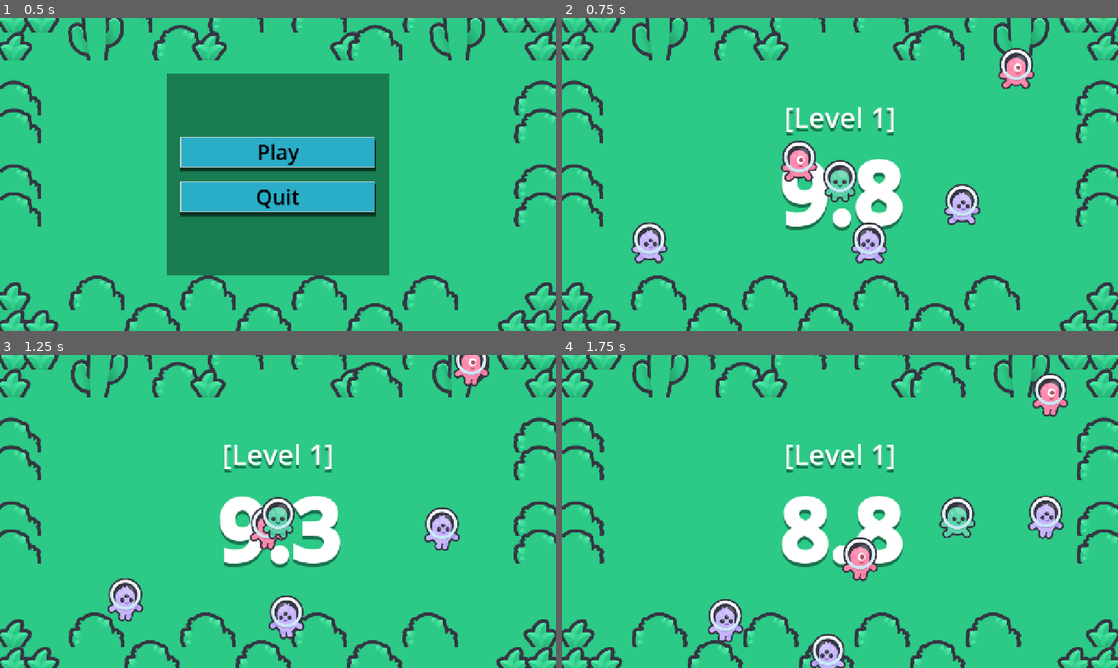
Above: before the commit, frames 1-4 (two rows, left to right).
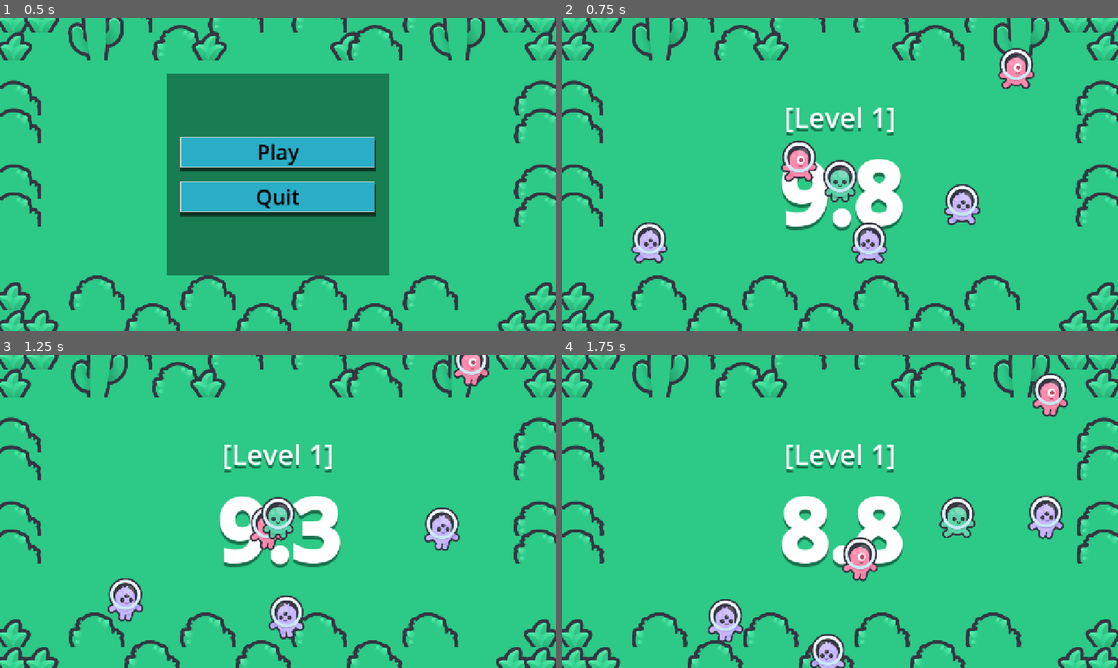
Above: after the commit, the same moments.

Repository: Sepehr-Boz/brackeys-game-jam-2026.2
Game: Godot game, scene res://scenes/start.tscn
Two runs of this game, one before a commit and one after it. Both use one fixed random seed, a clock stepped at 60 frames per second and the inputs below.
Inputs:
- Up to frame 1 (0.5 s): no input
- Up to frame 2 (0.75 s): click "Play" at 0.5 s
- Up to frame 3 (1.25 s): no input
- Up to frame 4 (1.75 s): hold Right (move_right) from 1.28 s (still down); hold Shift (sprint) from 1.28 s (still down)

Frame 1 is identical in both runs. In frame 2, 0.7% of the frame differs, in the area x 0-100%, y 0-100%; in frame 3, 0.8%; in frame 4, 0.8%.

Commit message:
feat: add shake and colour change to level timer.

Diff:
--- a/scenes/game.tscn
+++ b/scenes/game.tscn
@@ -6,7 +6,6 @@
 [ext_resource type="Script" uid="uid://b25kmxkdg1she" path="res://scripts/level_number.gd" id="1_yqjtg"]
 [ext_resource type="Texture2D" uid="uid://iilu6e0ufdkj" path="res://textures/cactus.png" id="2_gee14"]
 [ext_resource type="Texture2D" uid="uid://cmkooqaw1b8uq" path="res://textures/grass.png" id="3_0tnpc"]
-[ext_resource type="Shader" uid="uid://dnkwfcsrmcv7h" path="res://shaders/wavy.gdshader" id="4_gee14"]
 [ext_resource type="Script" uid="uid://uts55yv0lpvq" path="res://scripts/pause_menu.gd" id="7_u5sy4"]
 
 [sub_resource type="Shader" id="Shader_gee14"]
@@ -135,8 +134,53 @@
 0:0/0 = 0
 0:0/0/material = SubResource("ShaderMaterial_kvpfn")
 
+[sub_resource type="Shader" id="Shader_u5sy4"]
+code = "// original wind shader from https://github.com/Maujoe/godot-simple-wind-shader-2d/tree/master/assets/maujoe.simple_wind_shader_2d
+// original script modified by HungryProton so that the assets are moving differently : https://pastebin.com/VL3AfV8D
+//
+// speed - The speed of the wind movement.
+// minStrength - The minimal strength of the wind movement.
+// maxStrength - The maximal strength of the wind movement.
+// strengthScale - Scalefactor for the wind strength.
+// interval - The time between minimal and maximal strength changes.
+// detail - The detail (number of waves) of the wind movement.
+// distortion - The strength of geometry distortion.
+// heightOffset - The height where the wind begins to move. By default 0.0.
+
+shader_type canvas_item;
+render_mode blend_mix;
+
+// Wind settings.
+uniform float speed = 1.0;
+uniform float minStrength : hint_range(0.0, 1.0) = 0.05;
+uniform float maxStrength : hint_range(0.0, 1.0) = 0.01;
+uniform float strengthScale = 100.0;
+uniform float interval = 3.5;
+uniform float detail = 1.0;
+uniform float distortion : hint_range(0.0, 1.0);
+uniform float heightOffset : hint_range(0.0, 1.0);
+
+// With the offset value, you can if you want different moves for each asset. Just put a random value (1, 2, 3) in the editor. Don't forget to mark the material as unique if you use this
+uniform float offset = 0;
+
+
+float getWind(vec2 vertex, vec2 uv, float time){
+    float diff = pow(maxStrength - minStrength, 2.0);
+    float strength = clamp(minStrength + diff + sin(time / interval) * diff, minStrength, maxStrength) * strengthScale;
+    float wind = (sin(time) + cos(time * detail)) * strength * max(0.0, (1.0-uv.y) - heightOffset);
+
+    return wind;
+}
+
+void vertex() {
+    vec4 pos = SCREEN_MATRIX * vec4(0.0, 0.0, 0.0, 1.0);
+    float time = TIME * speed + offset;
+    //float time = TIME * speed + pos.x * pos.y  ; not working when moving...
+    VERTEX.x += getWind(VERTEX.xy, UV, time);
+}"
+
 [sub_resource type="ShaderMaterial" id="ShaderMaterial_u5sy4"]
-shader = ExtResource("4_gee14")
+shader = SubResource("Shader_u5sy4")
 shader_parameter/speed = 2.5
 shader_parameter/minStrength = 0.05
 shader_parameter/maxStrength = 0.10000000475
@@ -158,6 +202,9 @@
 sources/0 = SubResource("TileSetAtlasSource_dinhu")
 sources/1 = SubResource("TileSetAtlasSource_kvuet")
 sources/2 = SubResource("TileSetAtlasSource_trtic")
+
+[sub_resource type="Gradient" id="Gradient_vtaks"]
+colors = PackedColorArray(1, 1, 1, 1, 0.6411055, 2.0575897e-06, 2.8878452e-07, 1)
 
 [sub_resource type="StyleBoxFlat" id="StyleBoxFlat_kdmts"]
 bg_color = Color(0.16470589, 0.68235296, 0.78431374, 1)
@@ -226,8 +273,10 @@
 horizontal_alignment = 1
 vertical_alignment = 1
 script = ExtResource("1_uwrxv")
+_warning_gradient = SubResource("Gradient_vtaks")
 
 [node name="Pause Menu" type="CanvasLayer" parent="." unique_id=668091959]
+visible = false
 script = ExtResource("7_u5sy4")
 
 [node name="MarginContainer" type="MarginContainer" parent="Pause Menu" unique_id=43566983]
--- a/scenes/start.tscn
+++ b/scenes/start.tscn
@@ -2,7 +2,7 @@
 
 [ext_resource type="Script" uid="uid://7w1ahrerkjbc" path="res://scripts/start_menu.gd" id="1_kdmts"]
 [ext_resource type="Texture2D" uid="uid://suqvvyvc61wr" path="res://textures/bush.png" id="2_0auqf"]
-[ext_resource type="Shader" uid="uid://dnkwfcsrmcv7h" path="res://shaders/wavy.gdshader" id="3_0auqf"]
+[ext_resource type="Shader" uid="uid://dnkwfcsrmcv7h" path="res://shaders/wind_sway.gdshader" id="3_0auqf"]
 [ext_resource type="Texture2D" uid="uid://iilu6e0ufdkj" path="res://textures/cactus.png" id="3_y16t7"]
 [ext_resource type="Texture2D" uid="uid://cmkooqaw1b8uq" path="res://textures/grass.png" id="4_4ge6i"]
 
--- a/scripts/level_timer.gd
+++ b/scripts/level_timer.gd
@@ -1,10 +1,27 @@
 extends RichTextLabel
 
-const STRING_FORMAT: String = "[p align=c][color=ffffffff][b][font_size=192]%.1f[/font_size][/b][/color][/p]"
+# > 5 seconds
+const BASE_FORMAT: String = "[p align=c][b][font_size=192]%.1f[/font_size][/b][/p]"
+# < 5 seconds
+const WARN_FORMAT: String = "[p align=c][b][font_size=204][shake rate=20.0 level=5 connected=1]%.1f[/shake][/font_size][/b][/p]"
+# == 0 seconds
+const FINAL_STRING: String = "[p align=c][b][font_size=204]0.0[/font_size][/b][/p]"
+@export var _warning_gradient: Gradient # the color gradient change as it goes from 5 to 0
 
 # Called when the node enters the scene tree for the first time.
 func _ready() -> void:
 	GameManager.instance.time_left.connect(_on_time_remaining_updated)
 
 func _on_time_remaining_updated(time_remaining: float) -> void:
-	text = STRING_FORMAT % clampf(time_remaining, 0.0, GameManager.LEVEL_TIME)
+	if time_remaining > 5.0:
+		modulate = Color.WHITE
+		text = BASE_FORMAT % clampf(time_remaining, 0.0, GameManager.LEVEL_TIME)
+	elif time_remaining > 0:
+		# whenever theres <= 5 seconds left then start changing the colour to warn
+		# also 'shake' the text by scaling up and down continuously to draw attention
+		modulate = _warning_gradient.sample(inverse_lerp(5.0, 0, time_remaining))
+		text = WARN_FORMAT % clampf(time_remaining, 0.0, GameManager.LEVEL_TIME)
+	else:
+		text = FINAL_STRING
+		var tween: Tween = get_tree().create_tween()
+		tween.tween_property(self, "modulate", Color(1,1,1,0.25), 0.25)
